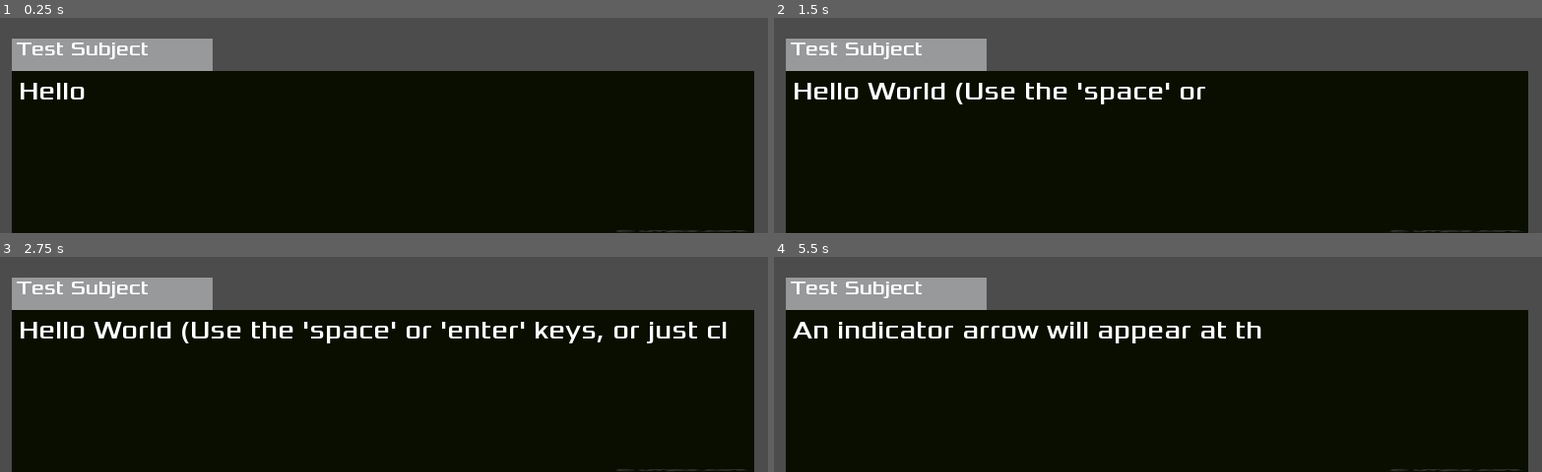
Above: before the commit, frames 1-4 (two rows, left to right).
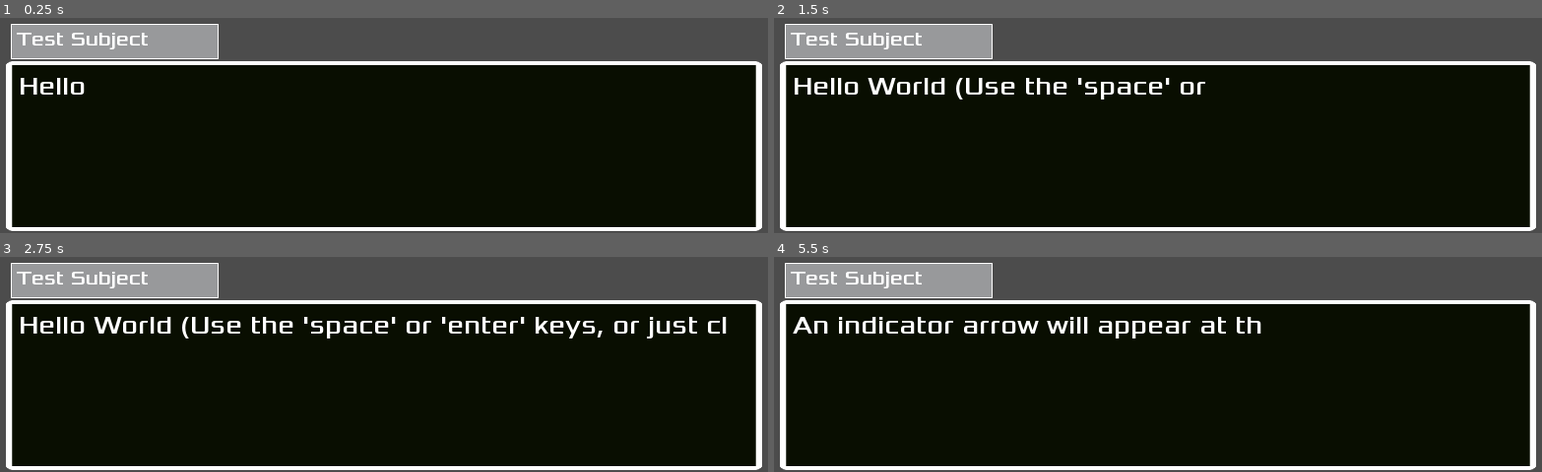
Above: after the commit, the same moments.

Repository: UHSGDC/Photographers-Hike
Game: Godot game, scene res://Scenes/Text Engine.tscn
The game is run twice, just before and just after one commit, with the same random seed, the same clock (stepped at 60 frames per second) and the same inputs. This scene is started directly instead of the project's main scene.
Inputs (mouse positions are in pixels of both pictures, inside the frame that each line leads up to; where the layout moved, square brackets give the same spot in the first picture):
- Up to frame 1 (0.25 s): no input
- Up to frame 2 (1.5 s): click (1158, 147) [1158, 153] at 0.5 s; tap Enter (ui_accept) at 1.25 s; move the mouse to (outside the picture) at 1.27 s; hold D (right) from 1.28 s (still down); click (outside the picture) at 1.42 s
- Up to frame 3 (2.75 s): keep holding D (right); tap Space (jump) at 1.52, 2.27 s; move the mouse to (222, 259) at 2.02 s
- Up to frame 4 (5.5 s): tap Enter (ui_accept) at 2.75 s; move the mouse to (outside the picture) at 2.77 s; release D (right) at 2.78 s; hold A (left) 2.78-3.53 s; move the mouse to (1119, 330) at 3.52 s; hold D (right) 3.53-5.03 s; click (1119, 330) at 3.67 s; tap Space (jump) at 3.77, 4.52, 5.27 s; move the mouse to (1396, 306) at 4.27 s; move the mouse to (outside the picture) at 5.02 s; hold A (left) from 5.03 s (still down)

The runs differ from the first frame. In frame 1, 12% of the frame differs, in the area x 0-100%, y 2-100%; in frame 2, 13%; in frame 3, 14%; in frame 4, 13%.

Commit message:
Aesthetic Changes
-Added an outline around the textbox and character name box
-Replaced the Sprite nodes with NinePatchRect and ColorRect nodes

Diff:
--- /dev/null
+++ b/PhotographersHike/Art/CharacterNameOutline.tres
@@ -0,0 +1,8 @@
+[gd_resource type="StyleBoxFlat" format=2]
+
+[resource]
+bg_color = Color( 1, 1, 1, 1 )
+corner_radius_top_left = 5
+corner_radius_top_right = 5
+corner_radius_bottom_right = 5
+corner_radius_bottom_left = 5
--- a/PhotographersHike/Scenes/NextIcon.tscn
+++ b/PhotographersHike/Scenes/NextIcon.tscn
@@ -4,8 +4,8 @@
 [ext_resource path="res://Scripts/NextIcon.gd" type="Script" id=2]
 
 [node name="NextIcon" type="Sprite"]
-position = Vector2( 451.88, 277 )
-scale = Vector2( 0.0978261, 0.0978261 )
+position = Vector2( 454.978, 275 )
+scale = Vector2( 0.0869565, 0.0869565 )
 texture = ExtResource( 1 )
 script = ExtResource( 2 )
 
--- a/PhotographersHike/Scenes/Text Engine.tscn
+++ b/PhotographersHike/Scenes/Text Engine.tscn
@@ -4,8 +4,8 @@
 [ext_resource path="res://Fonts/Xolonium-Regular.ttf" type="DynamicFontData" id=2]
 [ext_resource path="res://Fonts/Text Engine.tres" type="DynamicFont" id=3]
 [ext_resource path="res://Scenes/FileOpener.tscn" type="PackedScene" id=4]
-[ext_resource path="res://Art/TextBox.png" type="Texture" id=5]
-[ext_resource path="res://Art/CharacterName.png" type="Texture" id=6]
+[ext_resource path="res://Art/TextBox3.png" type="Texture" id=5]
+[ext_resource path="res://Art/Outline.png" type="Texture" id=6]
 
 [sub_resource type="StyleBoxEmpty" id=4]
 
@@ -26,27 +26,29 @@
 
 [node name="TextOutput" type="Label" parent="."]
 margin_left = 18.0
-margin_top = 192.0
+margin_top = 189.0
 margin_right = 464.0
-margin_bottom = 288.0
+margin_bottom = 285.0
 custom_fonts/font = ExtResource( 3 )
 autowrap = true
 max_lines_visible = 4
 
-[node name="TextBox" type="Sprite" parent="TextOutput"]
-position = Vector2( 222, 46.5 )
-scale = Vector2( 2.69048, 0.33 )
-z_index = -3
+[node name="TextBox" type="NinePatchRect" parent="TextOutput"]
+show_behind_parent = true
+margin_left = -8.0
+margin_top = -6.0
+margin_right = 453.0
+margin_bottom = 97.62
 texture = ExtResource( 5 )
 
 [node name="ClickDetection" type="Button" parent="TextOutput/TextBox"]
 show_behind_parent = true
-anchor_right = 1.0
+anchor_top = -0.007
+anchor_right = 1.01
 anchor_bottom = 1.0
-margin_left = -84.0
-margin_top = -150.0
-margin_right = -82.0
-margin_bottom = -146.0
+margin_top = 0.72534
+margin_right = -4.60999
+margin_bottom = 0.380005
 custom_colors/font_color_disabled = Color( 0, 0, 0, 1 )
 custom_colors/font_color_focus = Color( 0, 0, 0, 1 )
 custom_colors/font_color = Color( 0, 0, 0, 1 )
@@ -60,15 +62,25 @@
 
 [node name="CharacterName" type="Label" parent="."]
 margin_left = 16.0
-margin_top = 168.0
+margin_top = 162.0
 margin_right = 136.0
-margin_bottom = 192.0
+margin_bottom = 183.0
 custom_fonts/font = SubResource( 1 )
 
-[node name="GreyBox" type="Sprite" parent="CharacterName"]
-position = Vector2( 59, 11 )
-scale = Vector2( 0.254167, 0.0625001 )
-z_index = -3
+[node name="Interior" type="ColorRect" parent="CharacterName"]
+show_behind_parent = true
+margin_left = -2.0
+margin_top = -1.0
+margin_right = 123.0
+margin_bottom = 19.0
+color = Color( 0.596078, 0.6, 0.607843, 1 )
+
+[node name="Outline2" type="NinePatchRect" parent="CharacterName/Interior"]
+show_behind_parent = true
+margin_left = -1.0
+margin_top = -1.0
+margin_right = 126.0
+margin_bottom = 21.0
 texture = ExtResource( 6 )
 
 [node name="FileOpener" parent="." instance=ExtResource( 4 )]
--- a/PhotographersHike/Scripts/Text Engine.gd
+++ b/PhotographersHike/Scripts/Text Engine.gd
@@ -40,6 +40,12 @@
 	yield(get_tree().create_timer(seconds), "timeout")
 
 
+func appear():
+	pass
+
+func disappear():
+	pass
+
 func text_dialog(string: String, size: int = label_style.size, delay: float = 0.0, speaker_name: String = "Nobody", sound = null):
 	#'sound' parameter should be AudioStreamPlayer2D. Not implemented yet.
 	#should make it so it sounds like Celeste, but I need sounds in order to test it out and implement this
@@ -73,6 +79,15 @@
 	return
 
 
+func question_dialog(string: String, size: int = label_style.size, delay: float = 0.0, speaker_name: String = "Nobody", options: Array = ["Yes", "No"], sound = null):
+	pass
+	#I may need to create some buttons for response options
+
+
+func input_dialog():
+	pass
+
+
 #func set_size(size: int):
 #	label_style.size = size
 #func increase_size(size: int):
Binary file added: PhotographersHike/Art/Outline.png
Not shown, added: PhotographersHike/Art/Outline.png.import
Binary file added: PhotographersHike/Art/TextBox3.png
Not shown, added: PhotographersHike/Art/TextBox3.png.import
Not shown, added: PhotographersHike/Text Engine TODO List.txt
